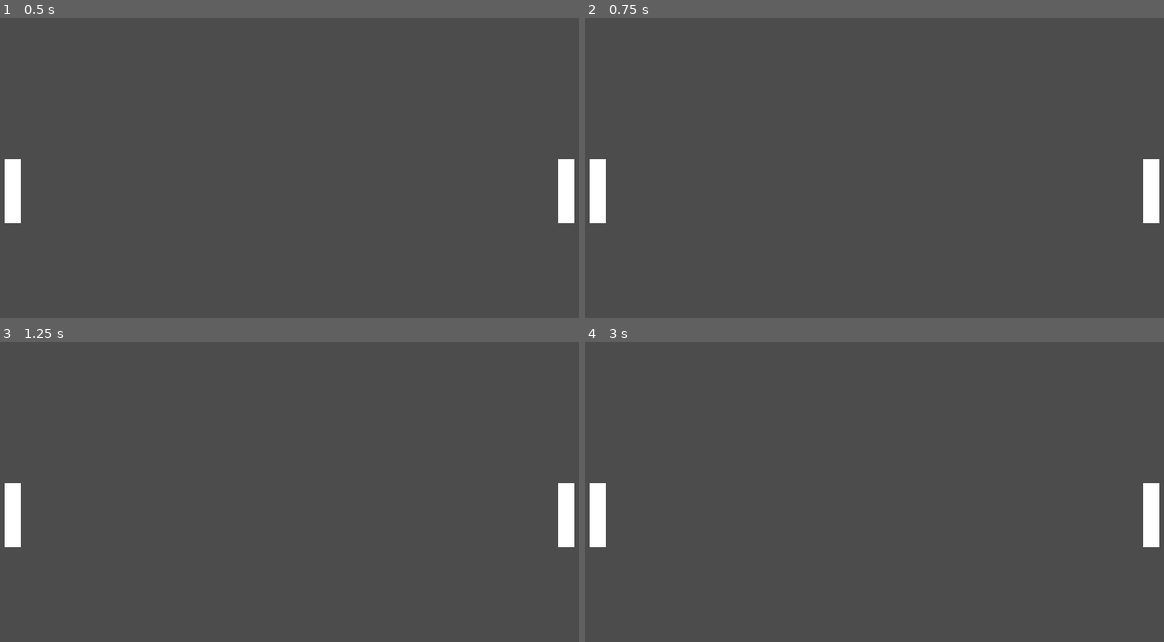
Above: before the commit, frames 1-4 (two rows, left to right).
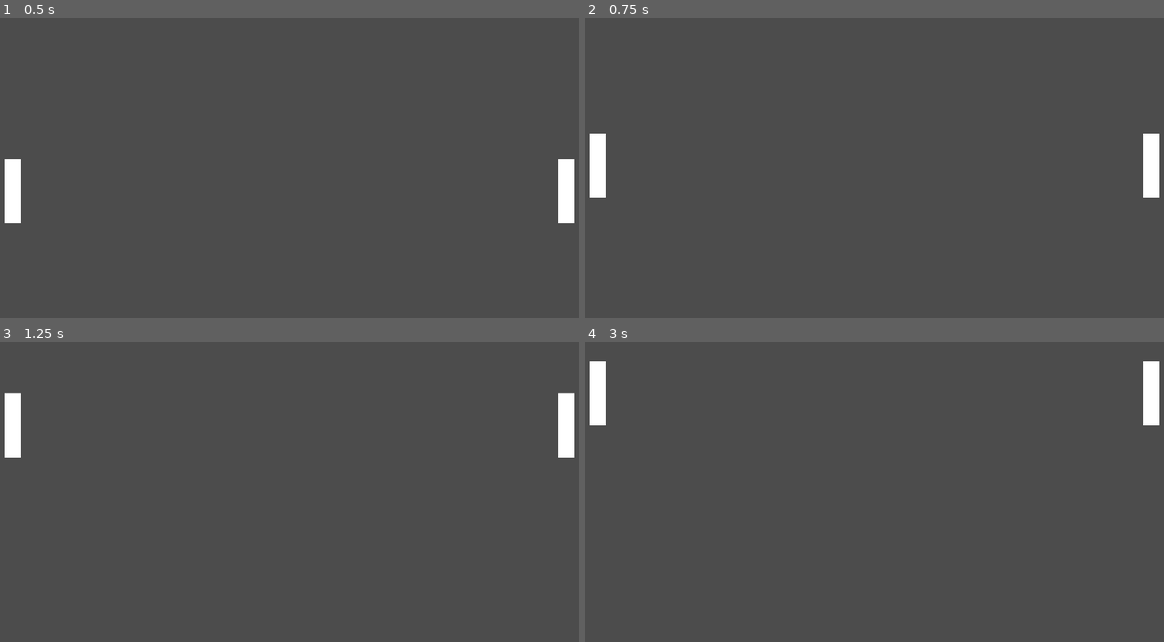
Above: after the commit, the same moments.

Repository: rondao/p01_pong
Game: Godot game, scene res://game.tscn
Same seed, same stepped clock (60 frames per second), same inputs: the game is played once before the commit and once after it.
Inputs:
- Up to frame 1 (0.5 s): no input
- Up to frame 2 (0.75 s): tap Enter at 0.5 s; hold Up (ui_up) from 0.53 s (still down)
- Up to frame 3 (1.25 s): keep holding Up (ui_up)
- Up to frame 4 (3 s): release Up (ui_up) at 1.28 s; hold Down (ui_down) 1.28-2.03 s; hold Up (ui_up) from 2.03 s (still down)

Frame 1 is identical in both runs. In frame 2, 1.0% of the frame differs, in the area x 0-100%, y 38-69%; in frame 3, 2.4%, in the area x 0-100%, y 16-69%; in frame 4, 2.4%.

Commit message:
Change Paddle to a KinematicBody and add movement
Signed-off-by: Rafael Rondao <rafael.rondao@gmail.com>

Diff:
--- /dev/null
+++ b/paddle.gd
@@ -0,0 +1,16 @@
+extends KinematicBody2D
+
+export(int) var speed
+var velocity = Vector2()
+
+# warning-ignore:unused_argument
+func _physics_process(delta):
+	if Input.is_action_pressed("ui_up"):
+		velocity.y = -speed
+	elif Input.is_action_pressed("ui_down"):
+		velocity.y = speed
+	else:
+		velocity = Vector2.ZERO
+
+# warning-ignore:return_value_discarded
+	move_and_slide(velocity)
--- a/paddle.tscn
+++ b/paddle.tscn
@@ -1,5 +1,11 @@
-[gd_scene format=2]
+[gd_scene load_steps=2 format=2]
 
-[node name="Paddle" type="Polygon2D"]
+[ext_resource path="res://paddle.gd" type="Script" id=1]
+
+[node name="Paddle" type="KinematicBody2D"]
+script = ExtResource( 1 )
+speed = 400
+
+[node name="Polygon" type="Polygon2D" parent="."]
 offset = Vector2( -25, -100 )
 polygon = PoolVector2Array( 0, 0, 50, 0, 50, 200, 0, 200 )
Not shown, added: p01_pong.pck
